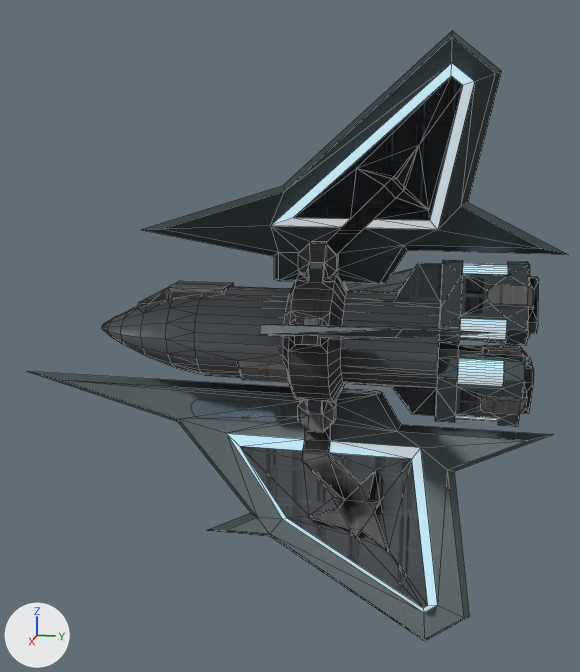
The Blender file perspicacity/perspicacity.blend, before and after one commit.
Before and after are seen from a camera (50 mm lens) standing at (9.2, 1.39, 2.28) and looking at (-0.09, -0.47, -0.04). The lights are fixed; the arrows at lower left show +X, +Y and +Z. Mesh edges are drawn as thin lines.

The older version as bpy lines, for what is in view:
```python
me_base = bpy.data.meshes.new('base')
me_base.from_pydata(...)  # 681 vertices, 918 faces; spans x -3.46..0.0, y -7.16..6.16, z -4.83..7.17
me_base.materials.append(None)
ob_base = bpy.data.objects.new('base', me_base)
ob_base.location = (0.0, 0.0, 0.0)
ob_base.rotation_euler = (1.571, 0.0, 0.0)  # degrees (90, 0, 0)
ob_base.scale = (0.55, 0.55, 0.55)
ob_base.material_slots[0].link = 'OBJECT'; ob_base.material_slots[0].material = mat_base
_m = ob_base.modifiers.new('Mirror', 'MIRROR')
```
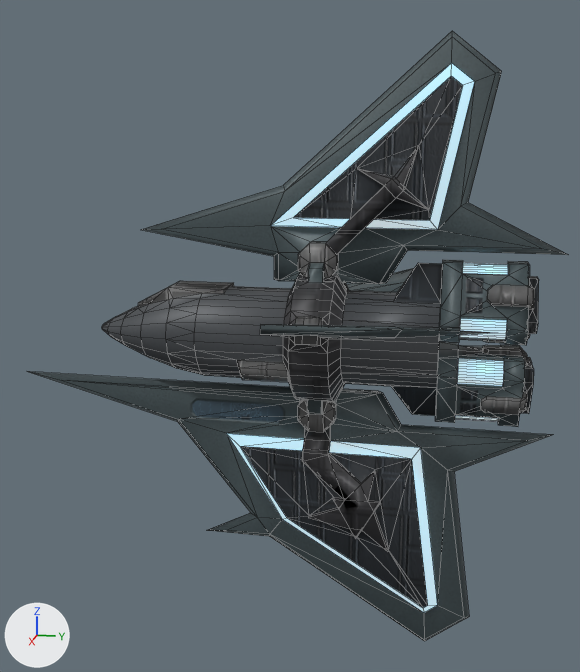
Location of each change, (x1, y1, x2, y2) in pixels of the pictures (580 x 672 px):
```json
{"object": "base", "change": "surface changed, reshaped", "before": [27, 31, 568, 641], "after": [27, 31, 568, 641]}
{"part": 1, "of": "me_base", "change": "cut back", "before": [443, 260, 529, 265], "after": [443, 260, 529, 265]}
```

The change, as JSON lines over the scene's bpy script:
```json
{"op": "set", "path": "img_fighter05_normal_png", "old": "load_image('fighter05_normal.png', 'textures/fighter05_normal.png', 1024, 1024, 'sRGB')", "new": "load_image('fighter05_normal.png', 'textures/fighter05_normal.png', 1024, 1024, 'Non-Color')"}
{"block": "me_base", "where": "# used by ob_base; location = (0.0, 0.0, 0.0); rotation_euler = (1.571, 0.0, 0.0), in degrees (90, 0, 0); scale = (0.55, 0.55, 0.55)"}
{"op": "remove", "block": "me_base", "code": "me_base.from_pydata(...)  # 681 vertices, 918 faces; spans x -3.46..0.0, y -7.16..6.16, z -4.83..7.17"}
{"op": "add", "block": "me_base", "code": "me_base.from_pydata(...)  # 657 vertices, 896 faces; spans x -3.46..0.0, y -7.16..6.16, z -4.83..7.17"}
{"block": "me_base", "change": "me_base part 1"}
{"block": "me_base", "change": "24 vertices are removed from x 0.0, y -1.7..1.7, z -3.68..-2.38"}
{"block": "me_base", "change": "34 faces are deleted"}
{"block": "me_base", "change": "12 new faces join them"}
{"block": "me_base", "change": "me_base part 2: the surface is now shaded smooth"}
```
